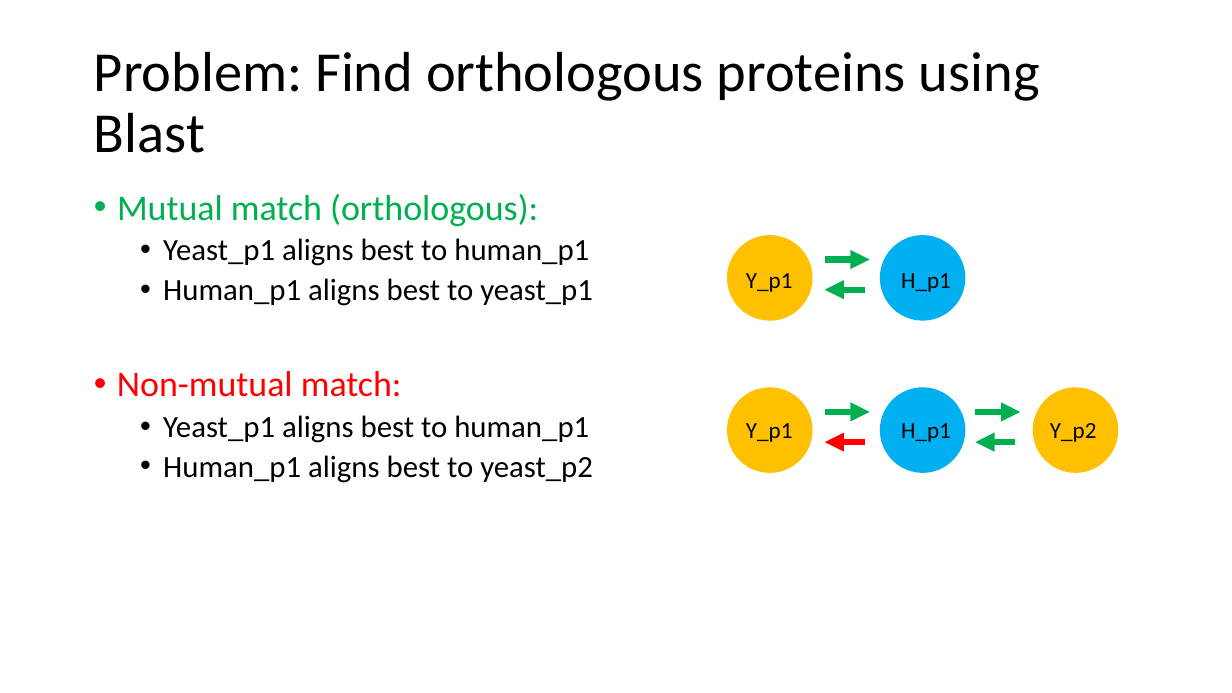
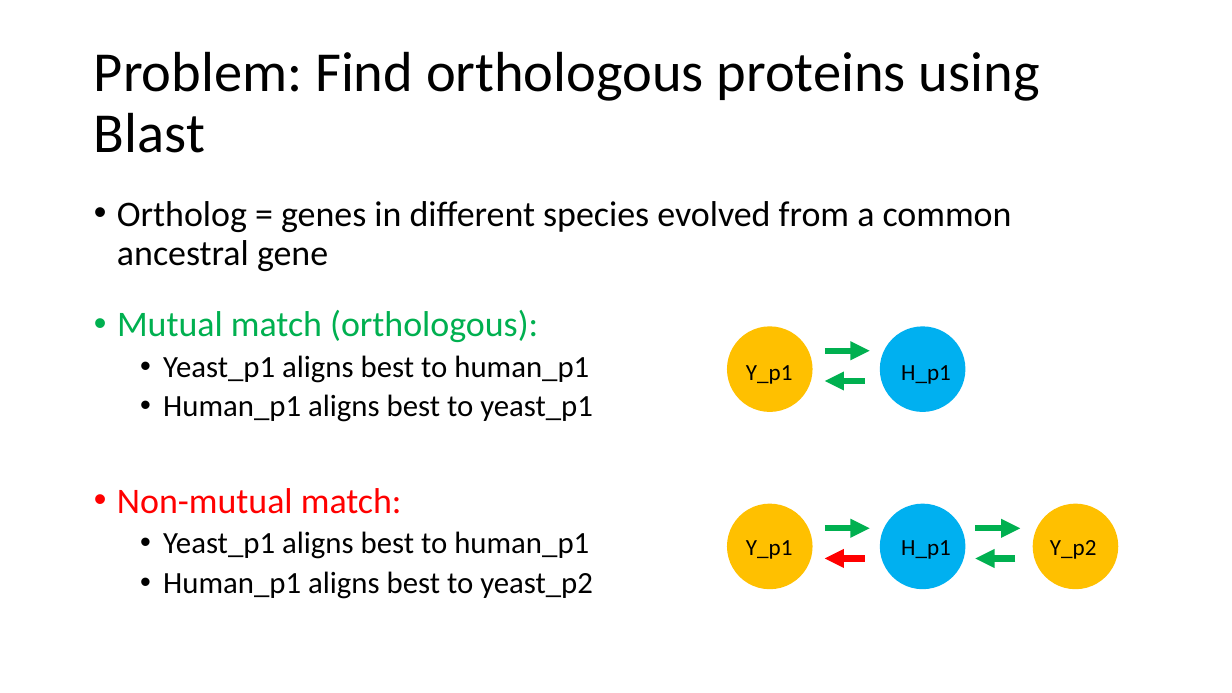
Before and after one commit to greenkidneybean/bchb524_final, a slide deck: slide 2 of presentation.pptx. Drawn at 1232x693 pixels with LibreOffice and Linux fonts; fonts in the diff are those of the drawing. Boxes give left, top, right and bottom in pixels: in the first picture for what was removed or moved away, otherwise in the second. Text is boxed around its words. In the diff, an @@ line names an element or a change of style, - is before the commit and + after.

```diff
--- a/presentation.pptx
+++ b/presentation.pptx
@@ text added at (117, 201, 1012, 271), 28 pt, text #000000 @@
+• Ortholog = genes in different species evolved from a common ancestral gene
@@ 2 texts, 2 arrows, 2 ellipses: place and size @@
-2 texts, 2 arrows, 2 ellipses at (727, 235, 966, 321)
+2 texts, 2 arrows, 2 ellipses at (727, 326, 966, 412)
@@ 5 texts, 4 arrows, 3 ellipses: place and size @@
-5 texts, 4 arrows, 3 ellipses at (117, 194, 1119, 483)
+5 texts, 4 arrows, 3 ellipses at (117, 310, 1119, 599)
```
Also in this commit, not shown: 2 other slides changed, 1 slide added, 5 other files.
